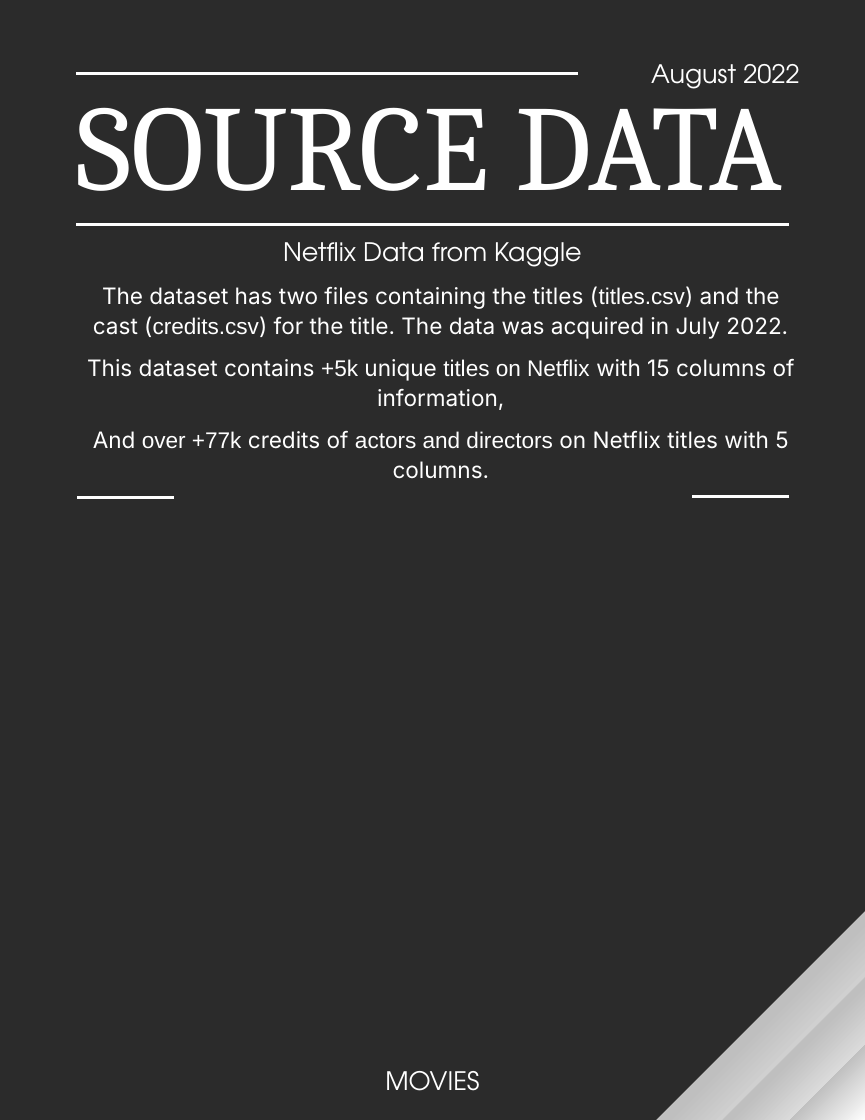
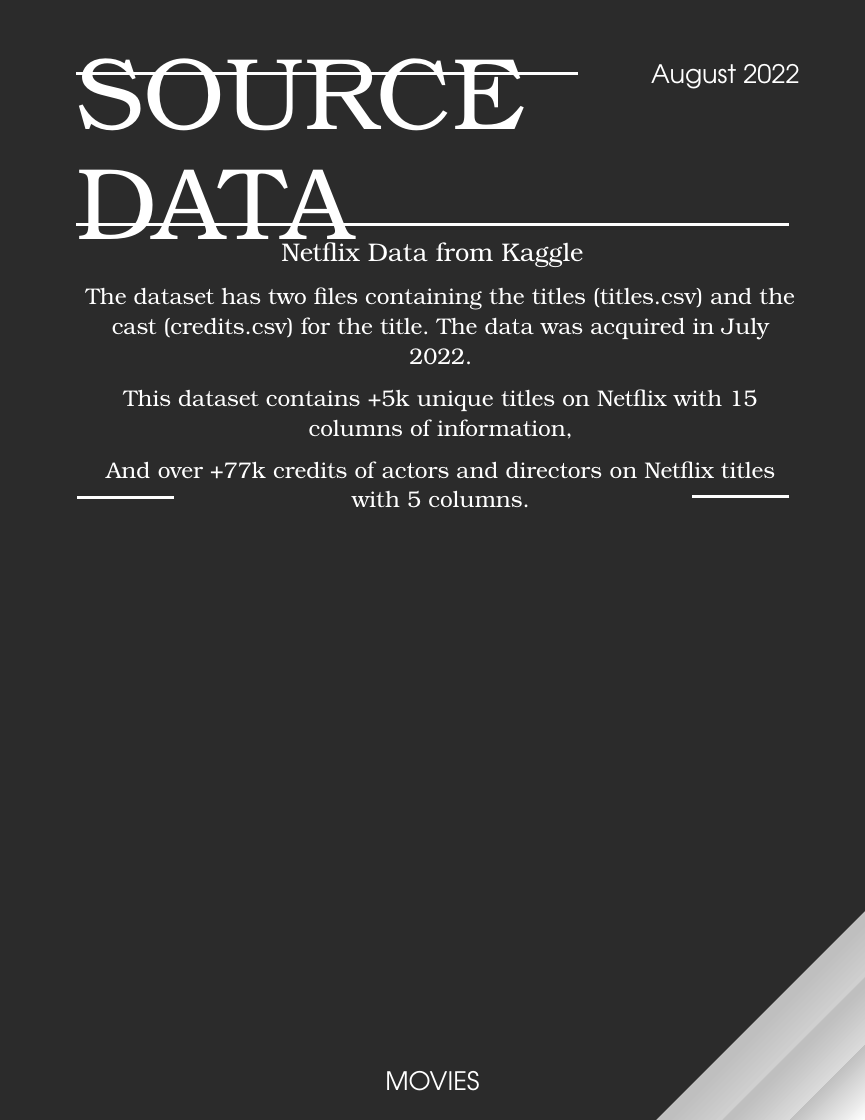
Before and after one commit to jgcarter421/Netflix, a slide deck: slide 2 of final_presentation.pptx. Drawn at 865x1120 pixels with LibreOffice and Linux fonts; fonts in the diff are those of the drawing; background and template pictures are left out; a plain dark background stands for a picture behind light text. Boxes give left, top, right and bottom in pixels: in the first picture for what was removed or moved away, otherwise in the second. Text is boxed around its words. In the diff, an @@ line names an element or a change of style, - is before the commit and + after.

```diff
--- a/final_presentation.pptx
+++ b/final_presentation.pptx
@@ title "SOURCE DATA" at box(77, 58, 526, 261): size 86 to 72 pt, font Cambria to TeX Gyre Bonum @@
@@ text "Netflix Data from Kaggle" at box(281, 238, 583, 267): font TeX Gyre Adventor to TeX Gyre Bonum @@
@@ text "The dataset has two files ..." at box(86, 287, 795, 508): font Inter to TeX Gyre Bonum in "The dataset has two files containing the ...", "This dataset contains unique with 15 columns ...", "And credits of on Netflix titles with ..."; font Arial to TeX Gyre Bonum in "(titles.csv) (credits.csv)", "+5k titles on Netflix", "over +77k actors and directors" @@
```
Also in this commit, not shown: 5 other slides changed, 1 other file.
